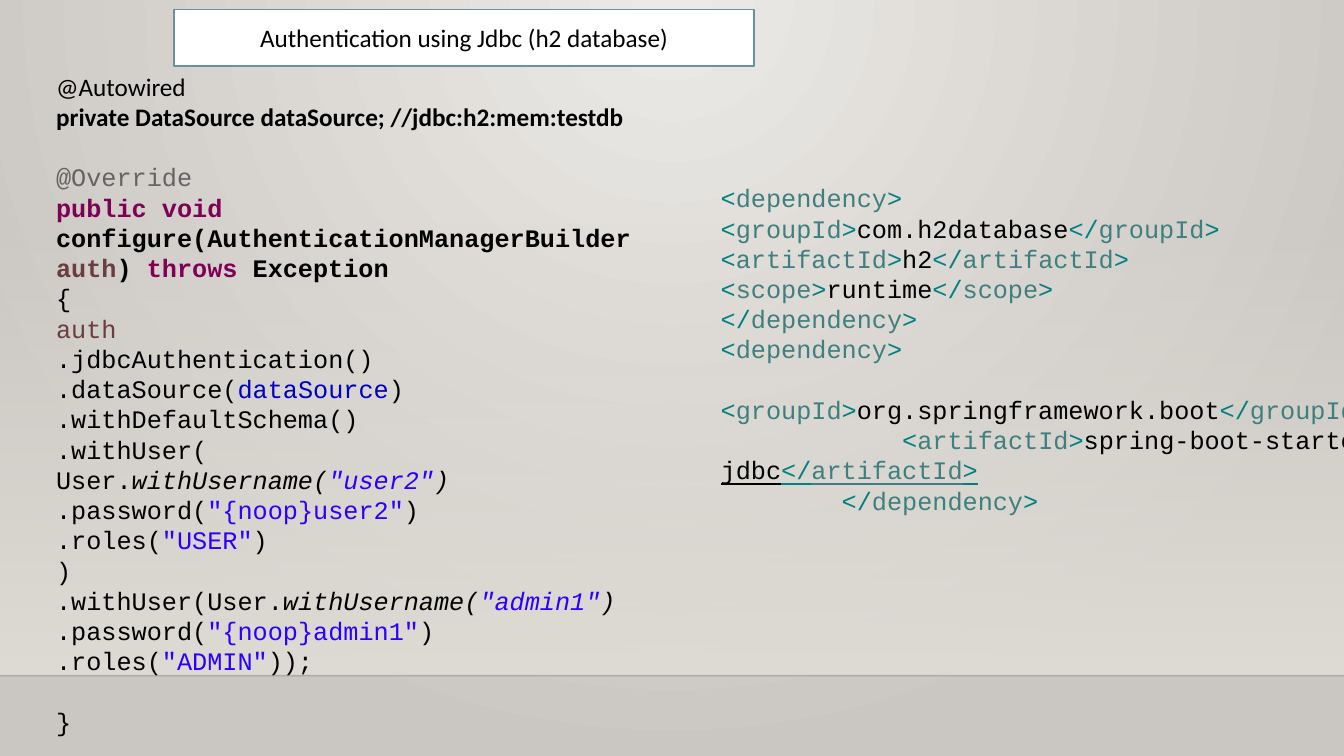
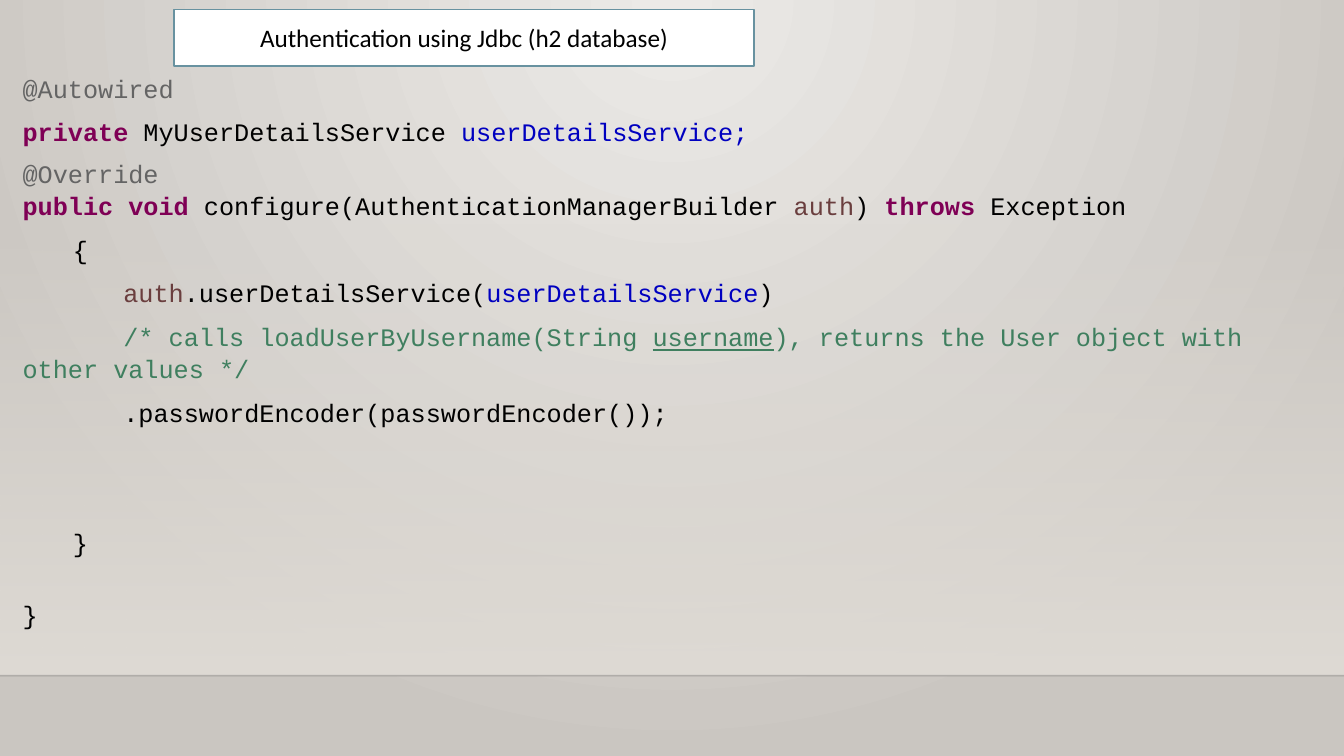
Before and after one commit to ashish-mailid/Java_Spring_Training, a slide deck: slide 8 of spring_Boot_ppts/SpringBoot Security.pptx. Drawn at 1344x756 pixels with LibreOffice and Linux fonts; fonts in the diff are those of the drawing; background and template pictures are left out. Boxes give left, top, right and bottom in pixels: in the first picture for what was removed or moved away, otherwise in the second. Text is boxed around its words. In the diff, an @@ line names an element or a change of style, - is before the commit and + after.

Commit message:
added spring security

```diff
--- a/spring_Boot_ppts/SpringBoot Security.pptx
+++ b/spring_Boot_ppts/SpringBoot Security.pptx
@@ text at [23, 80, 1242, 428]: paragraph added @@
+}
@@ text "@Autowired": place and size @@
-text "@Autowired" at [56, 78, 631, 676]
+text "@Autowired" at [23, 80, 1242, 428]
@@ text at [23, 80, 1126, 221]: font Calibri to Courier New, text colour #000000 to #646464 in "@Autowired"; bold off in "configure(AuthenticationManagerBuilder auth) Exception"; line spacing 1 to 1.07; more space between paragraphs @@
@@ text at [23, 123, 748, 147]: text changed; font Calibri to Courier New; bold off @@
-private DataSource dataSource; //jdbc:h2:mem:testdb
+private MyUserDetailsService userDetailsService;
@@ text removed at [721, 189, 1344, 515] @@
-<dependency>
-<groupId>com.h2database</groupId>
-<artifactId>h2</artifactId>
-<scope>runtime</scope>
-</dependency>
-<dependency>
-<groupId>org.springframework.boot</groupId>
-<artifactId>spring-boot-starter-jdbc</artifactId>
-</dependency>
@@ text at [23, 284, 1242, 428]: text changed; text colour #000000 to #3F7F5F @@
-auth
-.jdbcAuthentication()
-.dataSource(dataSource)
-.withDefaultSchema()
-.withUser(
-User.withUsername("user2")
-.password("{noop}user2")
-.roles("USER")
-)
-.withUser(User.withUsername("admin1")
-.password("{noop}admin1")
-.roles("ADMIN"));
+auth.userDetailsService(userDetailsService)
+/* calls loadUserByUsername(String username), returns the User object with other values */
+.passwordEncoder(passwordEncoder());
```
Also in this commit, not shown: 1 slide added, 3 slides removed, 1 other file.
